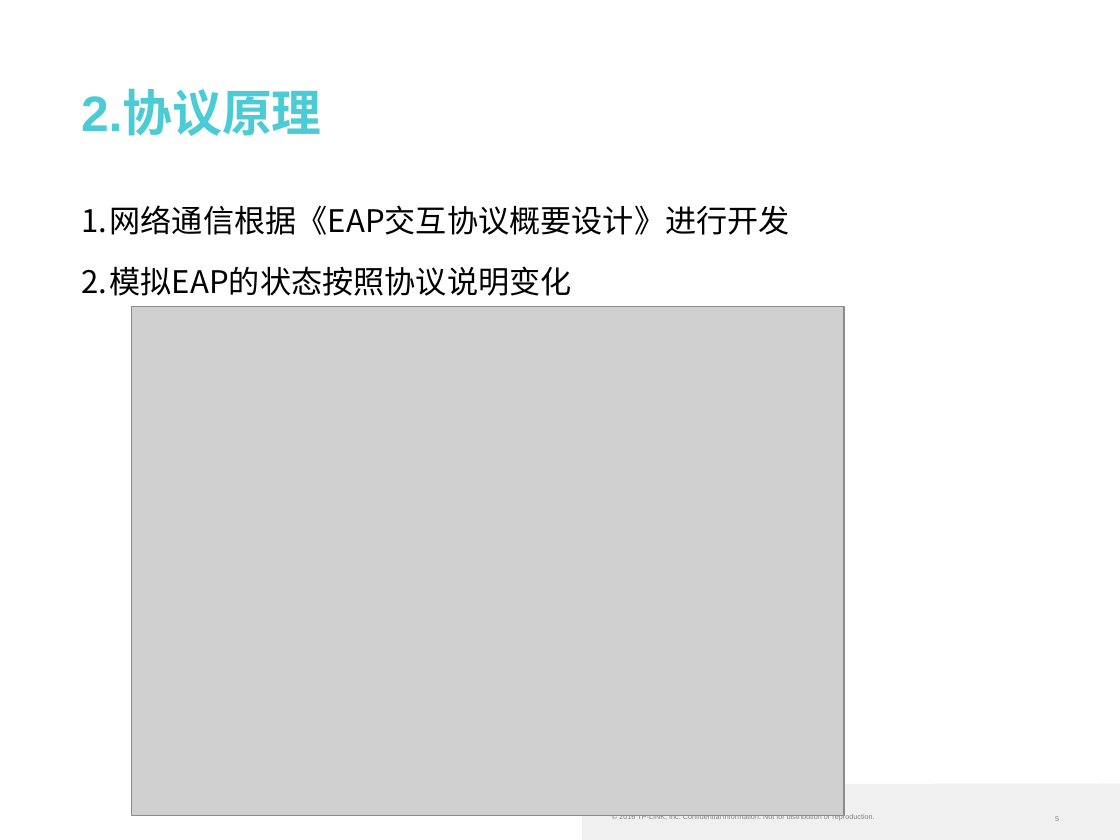
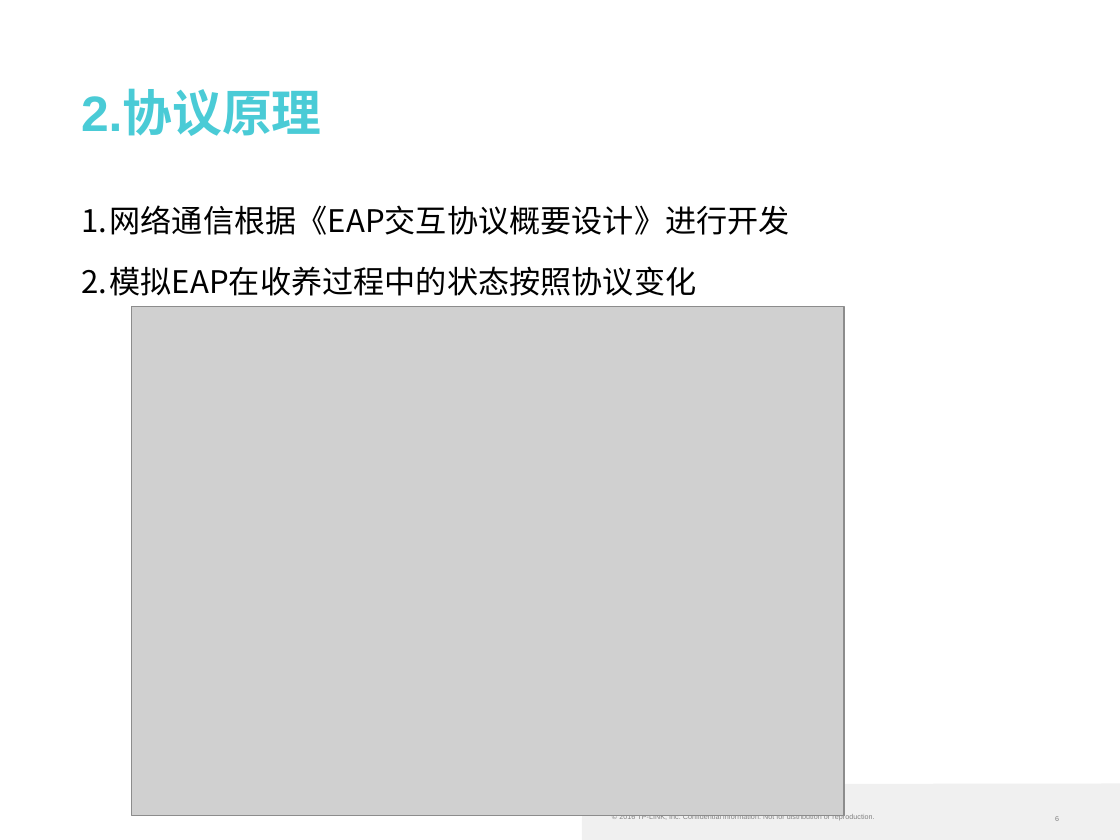
Before and after one commit to liufangri/eapsimulator, a slide deck: slide 6 of docs/培训课题/W10582孙晓宇.pptx (slide 5 before the commit). Drawn at 1120x840 pixels with LibreOffice and Linux fonts; fonts in the diff are those of the drawing; grey boxes stand for pictures; background and template pictures are left out. Boxes give left, top, right and bottom in pixels: in the first picture for what was removed or moved away, otherwise in the second. Text is boxed around its words. In the diff, an @@ line names an element or a change of style, - is before the commit and + after.

```diff
--- a/docs/培训课题/W10582孙晓宇.pptx
+++ b/docs/培训课题/W10582孙晓宇.pptx
@@ text at (82, 266, 697, 296): text changed @@
-2. 模拟EAP的状态按照协议说明变化
+2. 模拟EAP在收养过程中的状态按照协议变化
```
Also in this commit, not shown: 16 other slides changed, 6 slides added, 1 slide removed, 6 other files.
